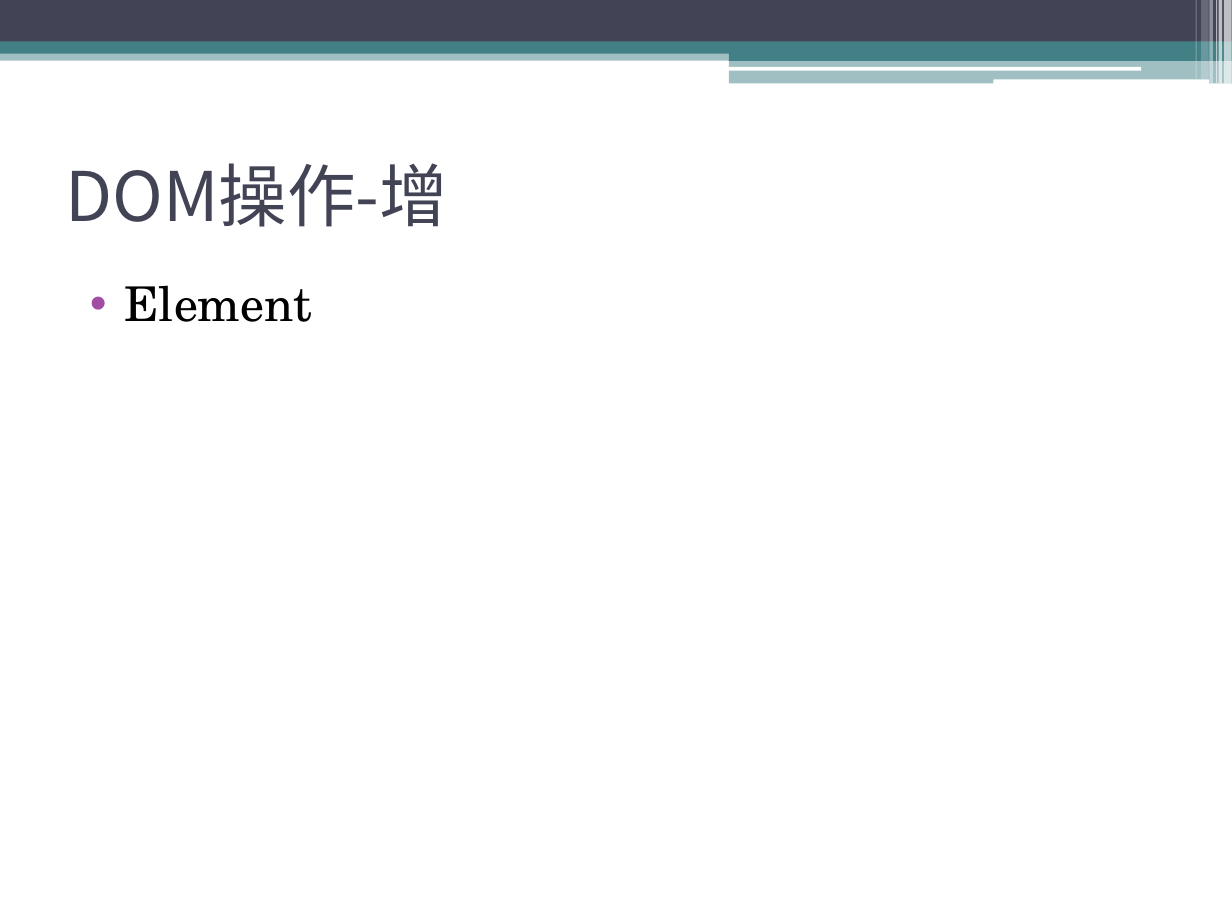
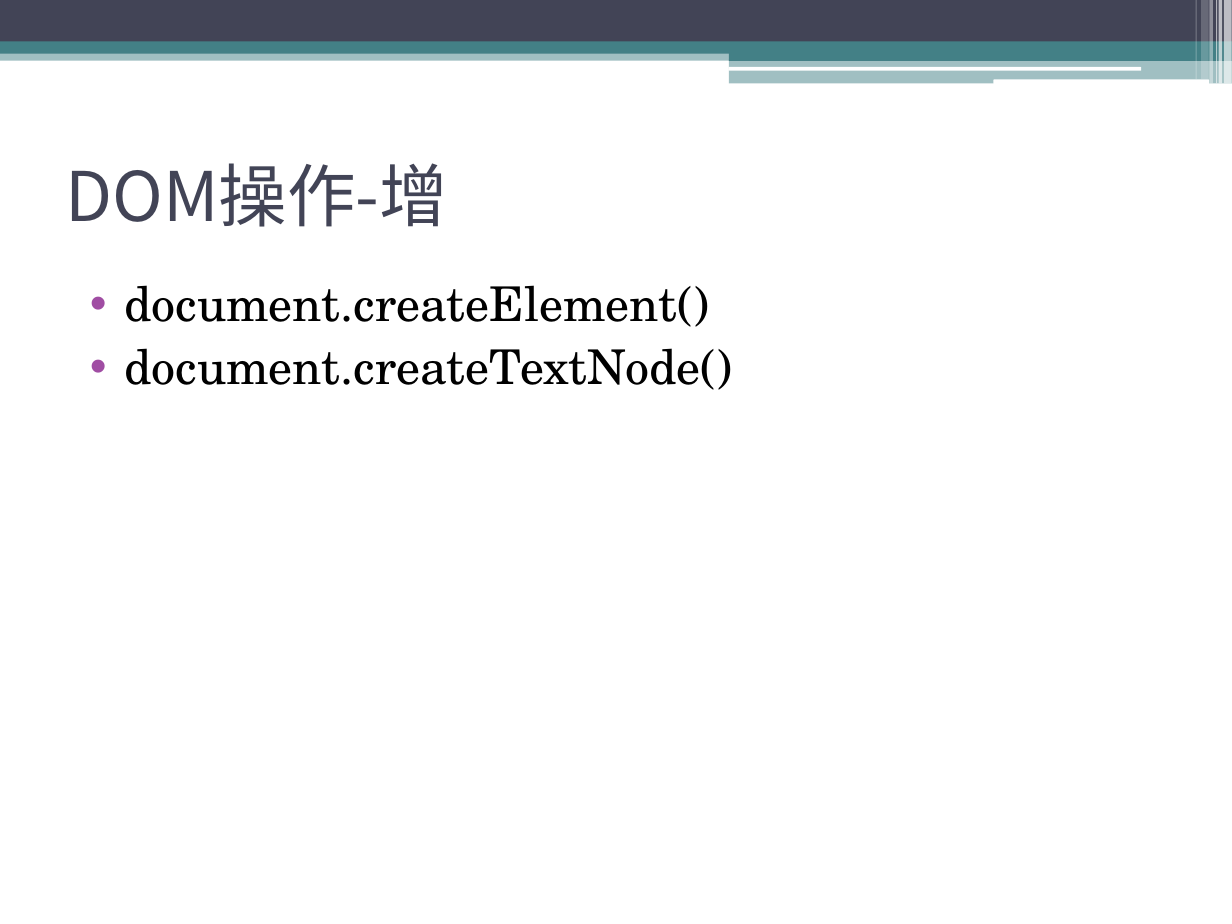
Before and after one commit to sophiazzw/Front_Library, a slide deck: slide 9 of manipulation.pptx. Drawn at 1232x924 pixels with LibreOffice and Linux fonts; fonts in the diff are those of the drawing. Boxes give left, top, right and bottom in pixels: in the first picture for what was removed or moved away, otherwise in the second. Text is boxed around its words. In the diff, an @@ line names an element or a change of style, - is before the commit and + after.

```diff
--- a/manipulation.pptx
+++ b/manipulation.pptx
@@ text at (124, 285, 732, 390): text changed @@
-• Element
+• document.createElement()
+• document.createTextNode()
```
Also in this commit, not shown: 2 other slides changed, 3 slides added, 2 other files.
